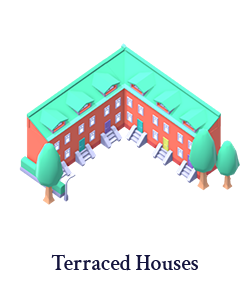
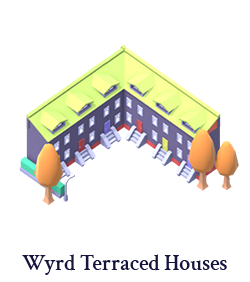
Comparing the layer stacks of the two 250×282 images. Changes:
added group "Wyrd Terraced Houses" with 3 layers above "Terraced Houses" over [19, 43, 239, 275]
added layer "wyrd_terraced_houses" in group "Wyrd Terraced Houses" over [19, 44, 239, 205]
added layer "Label" (1st of 12, in "Wyrd Terraced Houses") in group "Wyrd Terraced Houses" over [22, 254, 227, 275]
hid group "Terraced Houses" (3 layers) over [19, 43, 240, 271]
